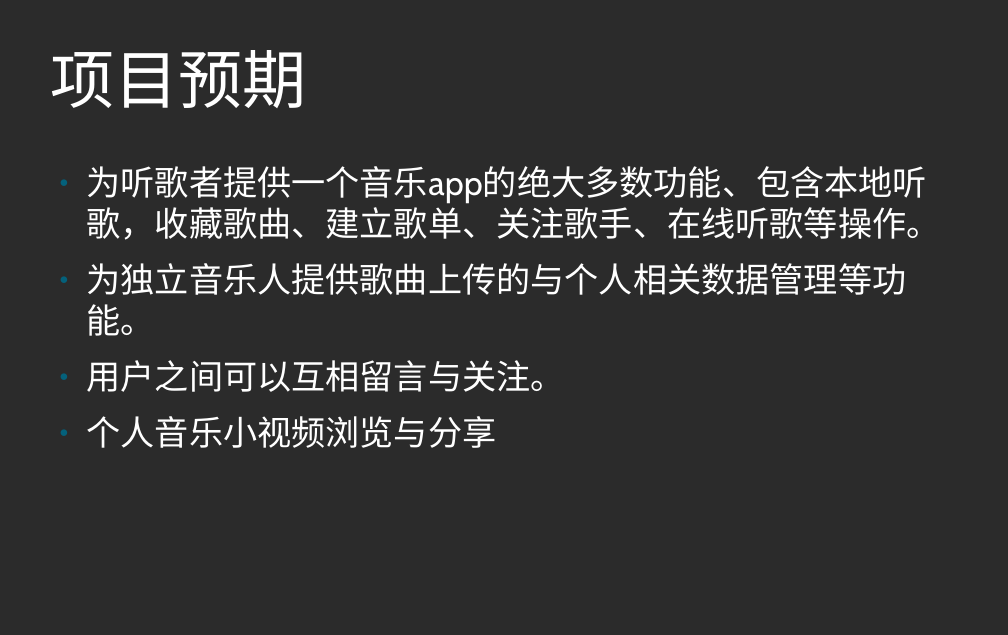
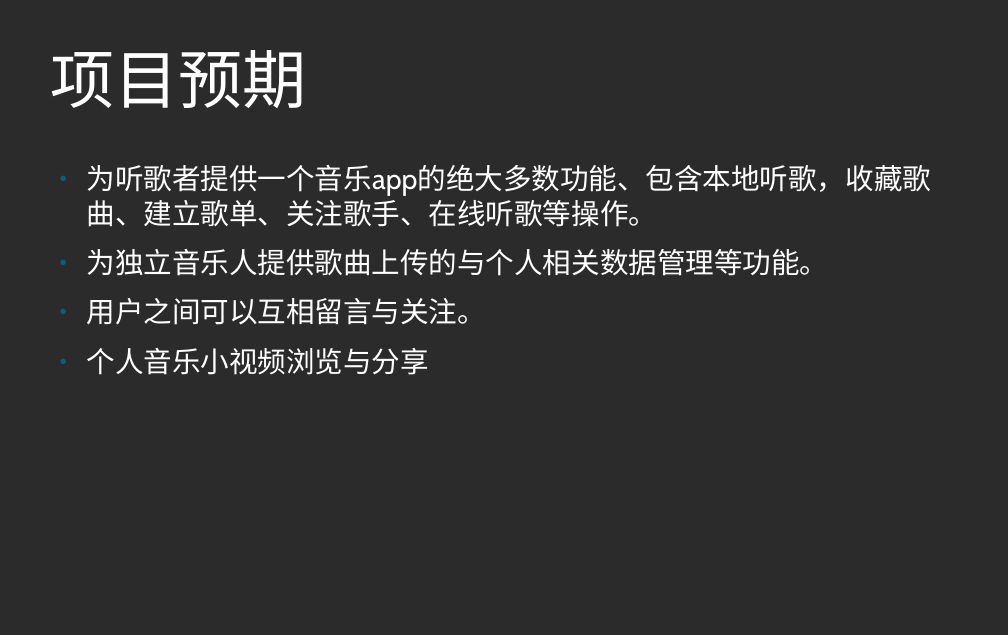
Before and after one commit to 375187588/hydrogenMusic, a slide deck: slide 8 of formal/氢音乐项目进展报告.odp. Drawn at 1008x635 pixels with LibreOffice and Linux fonts; fonts in the diff are those of the drawing; background and template pictures are left out; a plain dark background stands for a picture behind light text. Boxes give left, top, right and bottom in pixels: in the first picture for what was removed or moved away, otherwise in the second. Text is boxed around its words. In the diff, an @@ line names an element or a change of style, - is before the commit and + after.

```diff
--- a/formal/氢音乐项目进展报告.odp
+++ b/formal/氢音乐项目进展报告.odp
@@ text "为听歌者提供一个音乐app的绝大多数功能、包含本地听歌，收藏歌曲、建立歌单、关注歌手、在线听歌等操作。" at <box>87,165,931,375</box>: size 32 to 26.8 pt @@
```
Also in this commit, not shown: 3 other slides changed, 1 slide added, 1 slide removed, 3 other files.
